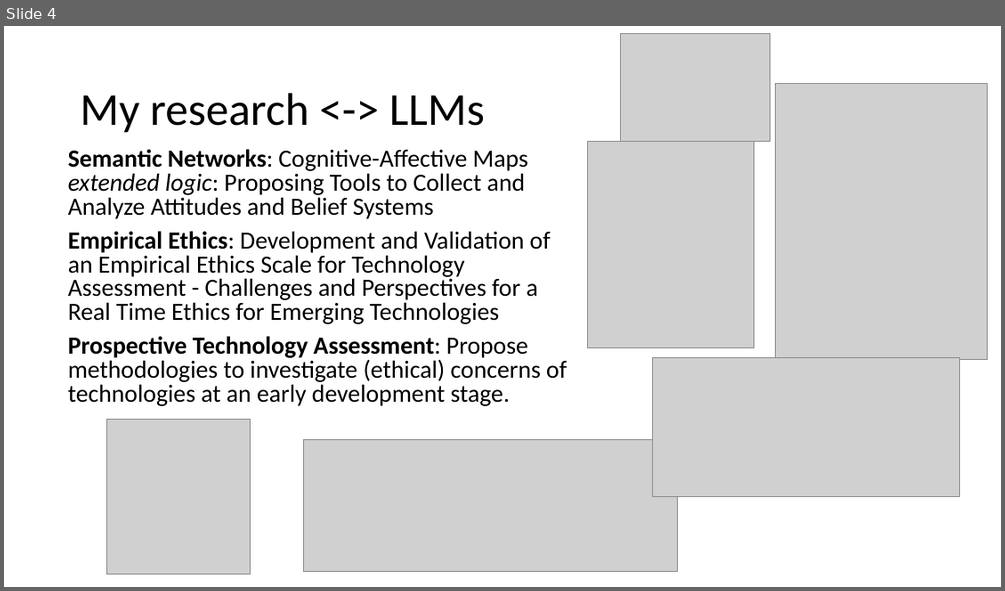
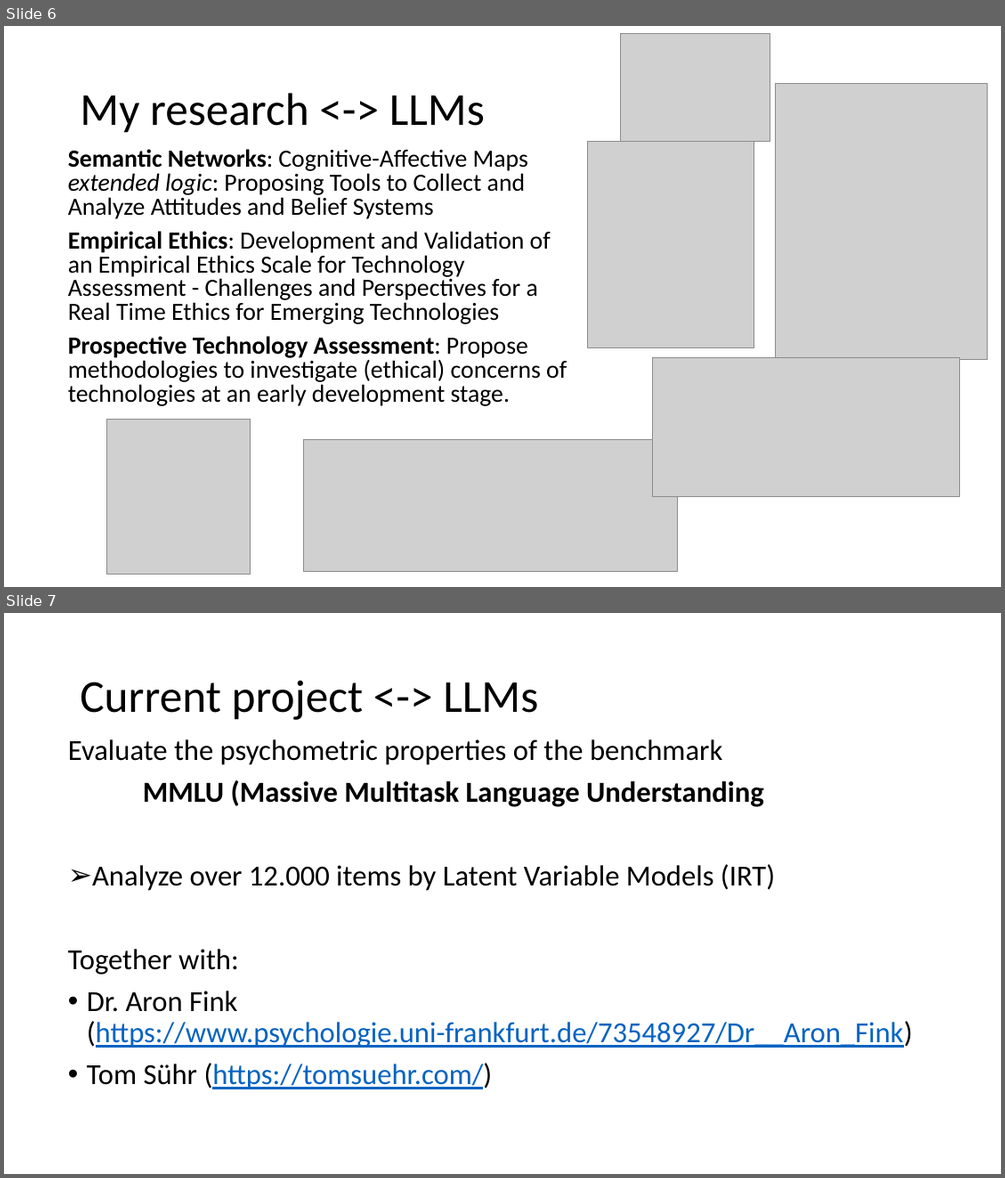
Before and after one commit to FennStatistics/introductory-workshop-in-LLMs, a slide deck: welcome slides.pptx. Shown one above the other, each under a label of ours: slide 4 before the commit, slides 6 and 7 after it. The pictures are 1005x591 and 1005x1178 pixels, drawn with LibreOffice and Linux fonts; fonts in the diff are those of the drawing; grey boxes stand for pictures. Boxes give left, top, right and bottom in pixels: in the first picture for what was removed or moved away, otherwise in the second. Text is boxed around its words. In the diff, an @@ line names an element or a change of style, - is before the commit and + after.

```diff
--- a/welcome slides.pptx
+++ b/welcome slides.pptx
@@ slide 7 added at [4, 613, 1001, 1174], background #FFFFFF @@
@@ title added at [80, 680, 538, 720], 44 pt, text #000000 @@
+Current project <-> LLMs
@@ text added at [68, 739, 913, 1089], 28 pt, text #000000 @@
+Evaluate the psychometric properties of the benchmark
+MMLU (Massive Multitask Language Understanding
+➢ Analyze over 12.000 items by Latent Variable Models (IRT)
+Together with:
+• Dr. Aron Fink (https://www.psychologie.uni-frankfurt.de/73548927/Dr__Aron_Fink)
+• Tom Sühr (https://tomsuehr.com/)
@@ what was slide 4 is now slide 6 @@
```
Also in this commit, not shown: 1 slide changed, 2 other slides added, 1 other file.
